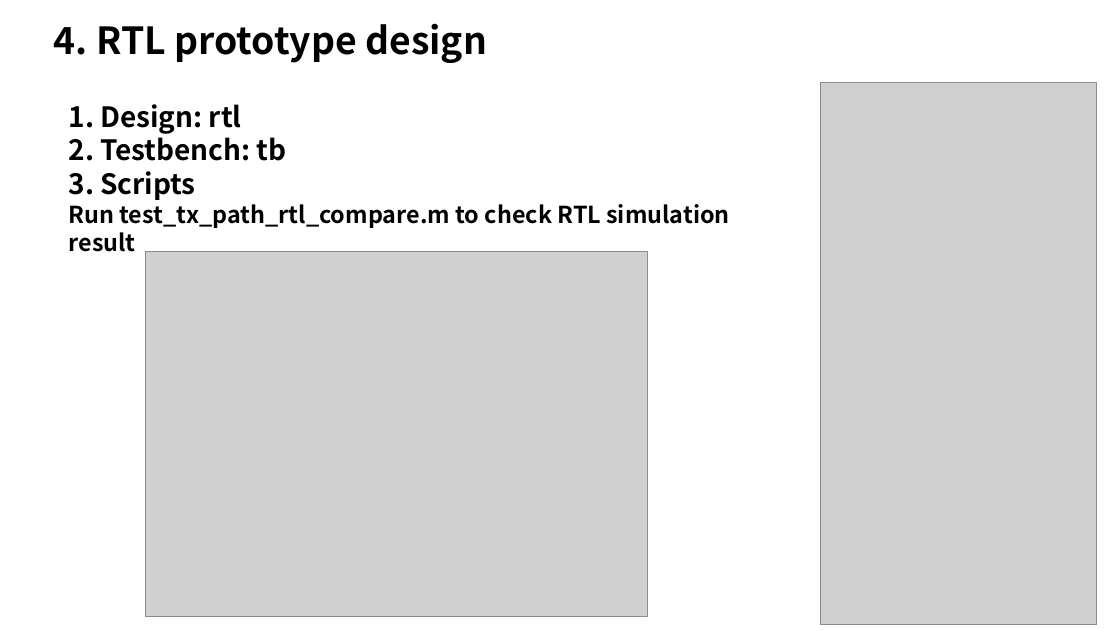
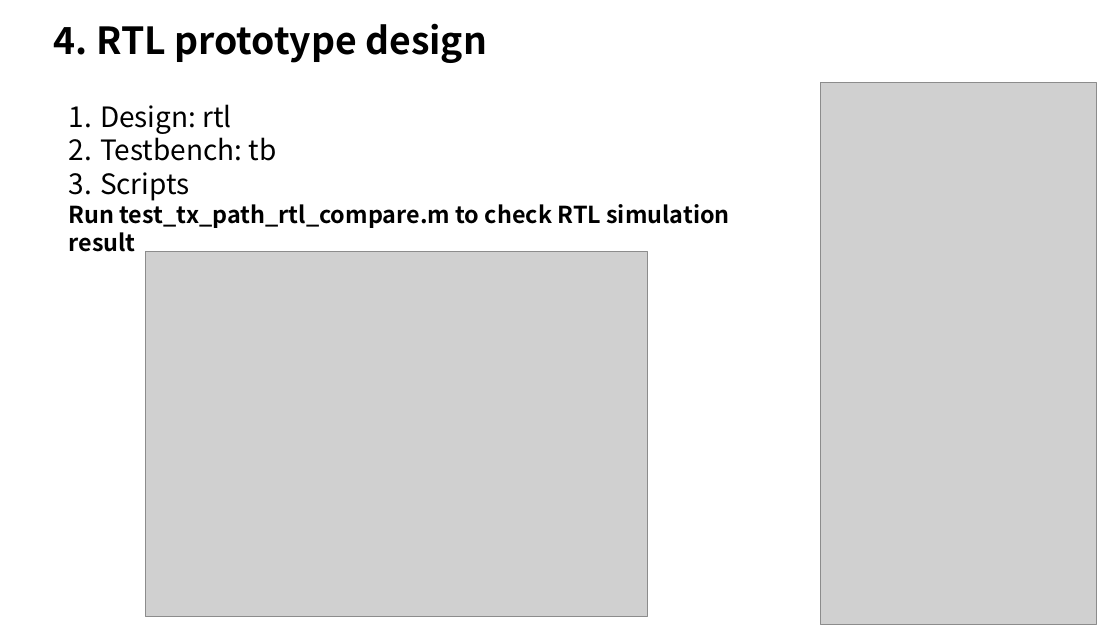
Before and after one commit to iamtonyxu/dpath, a slide deck: slide 5 of digital_signal_path.pptx. Drawn at 1120x630 pixels with LibreOffice and Linux fonts; fonts in the diff are those of the drawing; grey boxes stand for pictures. Boxes give left, top, right and bottom in pixels: in the first picture for what was removed or moved away, otherwise in the second. Text is boxed around its words. In the diff, an @@ line names an element or a change of style, - is before the commit and + after.

```diff
--- a/digital_signal_path.pptx
+++ b/digital_signal_path.pptx
@@ text at [100, 104, 276, 201]: bold off in "Design: rtl", "Testbench: tb", "Scripts" @@
```
Also in this commit, not shown: 1 other slide changed.
